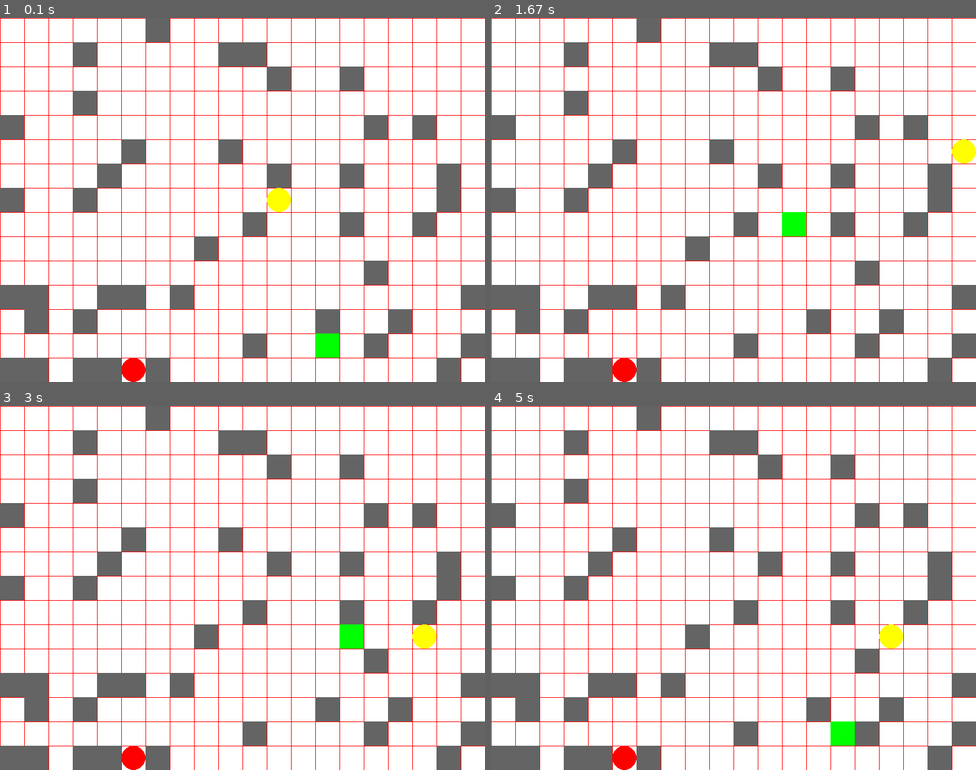
Above: before the commit, frames 1-4 (two rows, left to right).
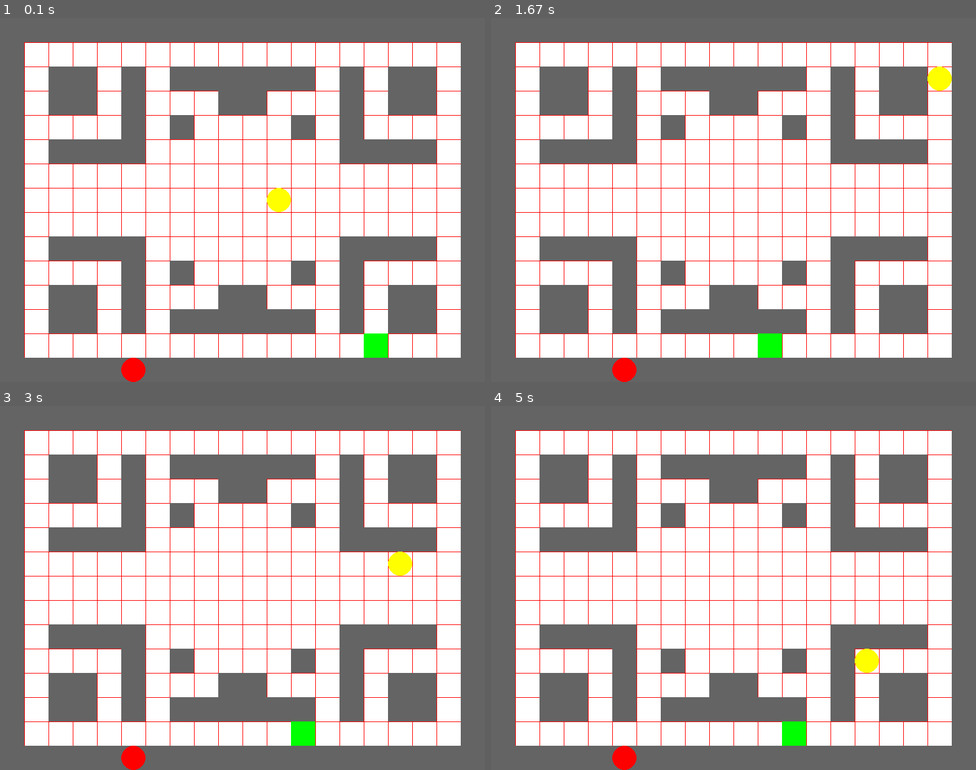
Above: after the commit, the same moments.

Repository: mityaku/mityaku-tasks
Game: pygame game, started from pygame/pacman.py
Same seed, same stepped clock (60 frames per second), same inputs: the game is played once before the commit and once after it.
Inputs:
- Up to frame 1 (0.1 s): no input
- Up to frame 2 (1.67 s): hold Up 0.83-1.3 s; hold Right from 1.33 s (still down)
- Up to frame 3 (3 s): release Right at 1.8 s; hold Down 2.4-2.7 s; hold Left from 2.73 s (still down)
- Up to frame 4 (5 s): release Left at 3.13 s; hold Up 3.17-3.53 s; hold Right 3.57-4.2 s; hold Down 4.23-4.6 s; hold Left from 4.63 s (still down)

The runs differ from the first frame. In frame 1, 45% of the frame differs, in the area x 0-100%, y 0-100%; in frame 2, 46%; in frame 3, 45%; in frame 4, 45%.

Commit message:
added preset walls

Diff:
--- a/pygame/pacman.py
+++ b/pygame/pacman.py
@@ -88,13 +88,22 @@
         self.generate_walls()
 
     def generate_walls(self):
-        walls = [[0,0], [0,1], [0,2], [0,0], [0,1], [0,2], [0,0], [0,1], [0,2], [0,0], [0,1], [0,2], [0,0], [0,1], [0,2], [0,0], [0,1], [0,2], [0,0], [0,1]]
-        for i in range(50):
-            randomMathList = [1, -1]
-            radomMath = randomMathList[random.randint(0, 1)]
-            wall_x = random.randint(0, grid_width - 1)
-            wall_y = random.randint(0, grid_height - 1)
-            self.grid[wall_y][wall_x] = 1
+        for i in range(grid_width):
+            self.grid[0][i] = 1
+        for i in range(grid_height):
+            self.grid[i][0] = 1
+        for i in range(grid_width):
+            self.grid[grid_height -1][i] = 1
+        for i in range(grid_height):
+            self.grid[i][grid_width -1] = 1
+
+        walls = [[2, 2], [2, 3], [3, 3], [3, 2], [2, 5], [3, 5], [4, 5], [5, 5], [5, 4], [5, 3], [5, 2], [2, 7], [2, 8], [2, 9], [3, 9], [4, 7]]
+
+        for i in range(len(walls)):
+            self.grid[walls[i][0]][walls[i][1]] = 1
+            self.grid[walls[i][0]][(grid_width-1) - walls[i][1]] = 1
+            self.grid[(grid_height-1) - walls[i][0]][(grid_width-1) - walls[i][1]] = 1
+            self.grid[(grid_height-1) - walls[i][0]][walls[i][1]] = 1
 
 
 
